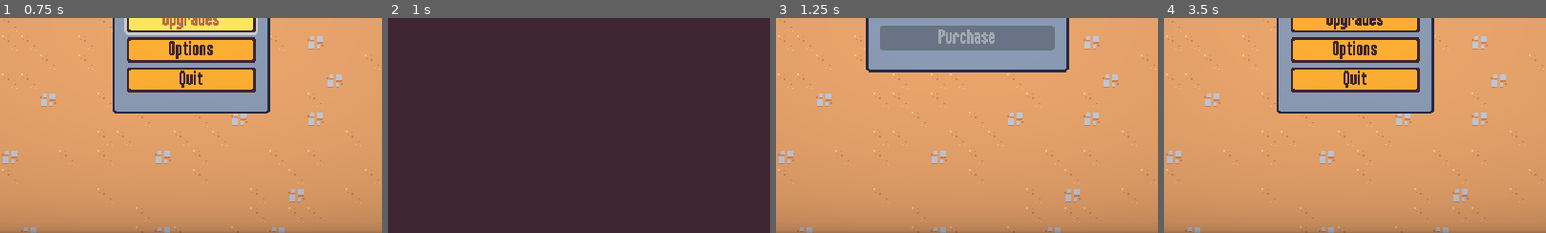
Above: before the commit, frames 1-4 (left to right).
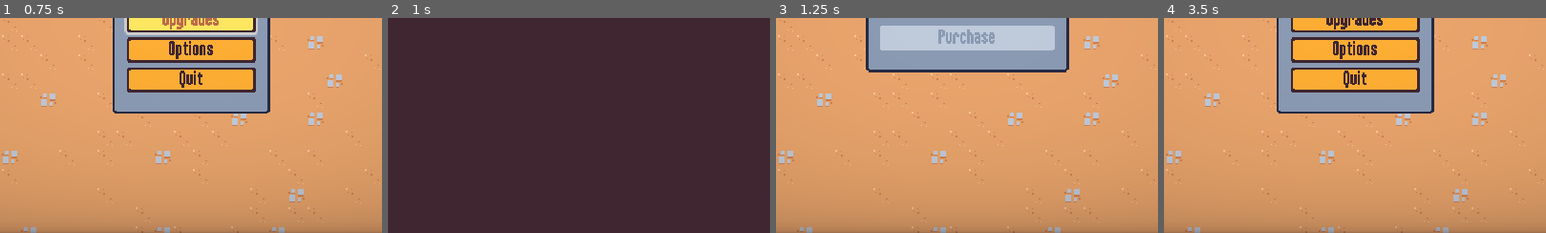
Above: after the commit, the same moments.

Repository: mrfisty/vampire-survivors-clone-godot
Game: Godot game, scene res://scenes/ui/main_menu.tscn
The game is run twice, just before and just after one commit, with the same random seed, the same clock (stepped at 60 frames per second) and the same inputs.
Inputs (mouse positions are % of the whole screen's width and height, from its top left):
- Up to frame 1 (0.75 s): click "Upgrades" at 0.5 s
- Up to frame 2 (1 s): no input
- Up to frame 3 (1.25 s): no input
- Up to frame 4 (3.5 s): move the mouse to (72, 45) at 1.27 s; press the mouse at (72, 45) at 1.28 s; hold D (move_right) 1.28-2.03 s; tap Enter at 2 s; move the mouse to (30, 55) at 2.02 s; release the mouse at (30, 55) at 2.03 s; hold S (move_down) 2.03-2.75 s; click (30, 55) at 2.1 s; click "Back" at 2.75 s
The pictures show only the part of the screen within x 25-75%, y 50-100%; the shares and areas given below are measured in that part.

Frames 1-2 are identical in both runs. In frame 3, 5.3% of the frame differs, in the area x 27-73%, y 3-16%; in frame 4, nothing differs.

Commit message:
Add a ScrollContainer to the meta upgrade screen

Diff:
--- a/resources/theme/theme.tres
+++ b/resources/theme/theme.tres
@@ -8,6 +8,14 @@
 content_margin_top = 4.0
 content_margin_right = 4.0
 content_margin_bottom = 4.0
+texture = ExtResource("1_3lx3s")
+texture_margin_left = 1.0
+texture_margin_top = 1.0
+texture_margin_right = 1.0
+texture_margin_bottom = 1.0
+region_rect = Rect2(18, 2, 12, 12)
+
+[sub_resource type="StyleBoxTexture" id="StyleBoxTexture_xapde"]
 texture = ExtResource("1_3lx3s")
 texture_margin_left = 1.0
 texture_margin_top = 1.0
@@ -79,6 +87,37 @@
 [sub_resource type="StyleBoxFlat" id="StyleBoxFlat_rudhl"]
 bg_color = Color(0.247059, 0.14902, 0.192157, 1)
 
+[sub_resource type="StyleBoxFlat" id="StyleBoxFlat_gqljx"]
+bg_color = Color(0.996078, 0.682353, 0.203922, 1)
+border_width_left = 2
+border_width_top = 2
+border_width_right = 2
+border_width_bottom = 2
+border_color = Color(0.8, 0.8, 0.8, 0)
+
+[sub_resource type="StyleBoxFlat" id="StyleBoxFlat_fdhos"]
+bg_color = Color(0.996078, 0.682353, 0.203922, 1)
+border_width_left = 2
+border_width_top = 2
+border_width_right = 2
+border_width_bottom = 2
+border_color = Color(0.8, 0.8, 0.8, 0)
+
+[sub_resource type="StyleBoxFlat" id="StyleBoxFlat_s6qup"]
+bg_color = Color(0.996078, 0.682353, 0.203922, 1)
+border_width_left = 2
+border_width_top = 2
+border_width_right = 2
+border_width_bottom = 2
+border_color = Color(0.8, 0.8, 0.8, 0)
+
+[sub_resource type="StyleBoxFlat" id="StyleBoxFlat_81kqg"]
+content_margin_left = 4.0
+content_margin_top = 0.0
+content_margin_right = 4.0
+content_margin_bottom = 0.0
+bg_color = Color(0.247059, 0.14902, 0.192157, 1)
+
 [resource]
 default_font = ExtResource("1_24c0m")
 default_font_size = 16
@@ -91,9 +130,11 @@
 BlueOutlineLabel/constants/shadow_offset_x = 0
 BlueOutlineLabel/constants/shadow_offset_y = 0
 Button/colors/font_color = Color(0.247059, 0.14902, 0.192157, 1)
+Button/colors/font_disabled_color = Color(0.545098, 0.607843, 0.705882, 1)
 Button/colors/font_focus_color = Color(0.247059, 0.14902, 0.192157, 1)
 Button/colors/font_hover_color = Color(0.741176, 0.423529, 0.290196, 1)
 Button/colors/font_pressed_color = Color(0.247059, 0.14902, 0.192157, 1)
+Button/styles/disabled = SubResource("StyleBoxTexture_xapde")
 Button/styles/hover = SubResource("StyleBoxTexture_x60r5")
 Button/styles/normal = SubResource("StyleBoxTexture_sc3sn")
 Button/styles/pressed = SubResource("StyleBoxTexture_f6es5")
@@ -105,3 +146,7 @@
 Label/constants/line_spacing = 0
 PanelContainer/styles/panel = SubResource("StyleBoxTexture_6ln2s")
 ProgressBar/styles/background = SubResource("StyleBoxFlat_rudhl")
+VScrollBar/styles/grabber = SubResource("StyleBoxFlat_gqljx")
+VScrollBar/styles/grabber_highlight = SubResource("StyleBoxFlat_fdhos")
+VScrollBar/styles/grabber_pressed = SubResource("StyleBoxFlat_s6qup")
+VScrollBar/styles/scroll = SubResource("StyleBoxFlat_81kqg")
--- a/scenes/ui/meta_menu.tscn
+++ b/scenes/ui/meta_menu.tscn
@@ -16,29 +16,55 @@
 format = 2
 layer_0/tile_data = PackedInt32Array(3604545, 0, 4, 3539009, 0, 4, 3473473, 0, 4, 3407937, 0, 4, 3342401, 65536, 4, 327 …(234242 unchanged characters)…
 
-[node name="MarginContainer" type="MarginContainer" parent="."]
+[node name="ScrollContainer" type="ScrollContainer" parent="."]
 anchors_preset = 15
 anchor_right = 1.0
 anchor_bottom = 1.0
 grow_horizontal = 2
 grow_vertical = 2
+
+[node name="MarginContainer" type="MarginContainer" parent="ScrollContainer"]
+layout_mode = 2
+size_flags_horizontal = 3
 theme_override_constants/margin_left = 24
 theme_override_constants/margin_top = 16
 theme_override_constants/margin_right = 24
 theme_override_constants/margin_bottom = 16
 
-[node name="GridContainer" type="GridContainer" parent="MarginContainer"]
+[node name="GridContainer" type="GridContainer" parent="ScrollContainer/MarginContainer"]
 unique_name_in_owner = true
 layout_mode = 2
-size_flags_horizontal = 4
+size_flags_horizontal = 6
 theme_override_constants/h_separation = 16
+theme_override_constants/v_separation = 16
 columns = 2
 
-[node name="MetaUpgradeCard" parent="MarginContainer/GridContainer" instance=ExtResource("2_bcphl")]
+[node name="MetaUpgradeCard" parent="ScrollContainer/MarginContainer/GridContainer" instance=ExtResource("2_bcphl")]
 layout_mode = 2
 
-[node name="MetaUpgradeCard2" parent="MarginContainer/GridContainer" instance=ExtResource("2_bcphl")]
+[node name="MetaUpgradeCard2" parent="ScrollContainer/MarginContainer/GridContainer" instance=ExtResource("2_bcphl")]
 layout_mode = 2
+
+[node name="MetaUpgradeCard3" parent="ScrollContainer/MarginContainer/GridContainer" instance=ExtResource("2_bcphl")]
+layout_mode = 2
+
+[node name="MetaUpgradeCard4" parent="ScrollContainer/MarginContainer/GridContainer" instance=ExtResource("2_bcphl")]
+layout_mode = 2
+
+[node name="MetaUpgradeCard5" parent="ScrollContainer/MarginContainer/GridContainer" instance=ExtResource("2_bcphl")]
+layout_mode = 2
+
+[node name="MetaUpgradeCard6" parent="ScrollContainer/MarginContainer/GridContainer" instance=ExtResource("2_bcphl")]
+layout_mode = 2
+
+[node name="MarginContainer" type="MarginContainer" parent="."]
+offset_right = 98.0
+offset_bottom = 53.0
+size_flags_horizontal = 3
+theme_override_constants/margin_left = 24
+theme_override_constants/margin_top = 16
+theme_override_constants/margin_right = 24
+theme_override_constants/margin_bottom = 16
 
 [node name="BackButton" type="Button" parent="MarginContainer"]
 unique_name_in_owner = true
Not shown: 1 places in resources/theme/theme.tres that only renumber resources
